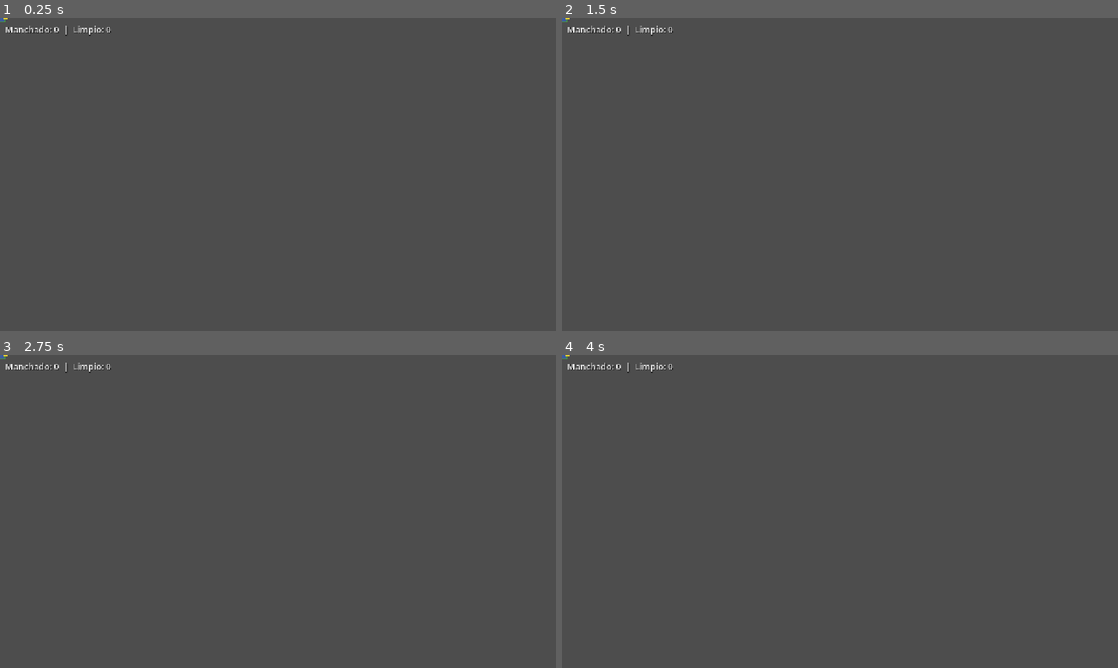
Above: before the commit, frames 1-4 (two rows, left to right).
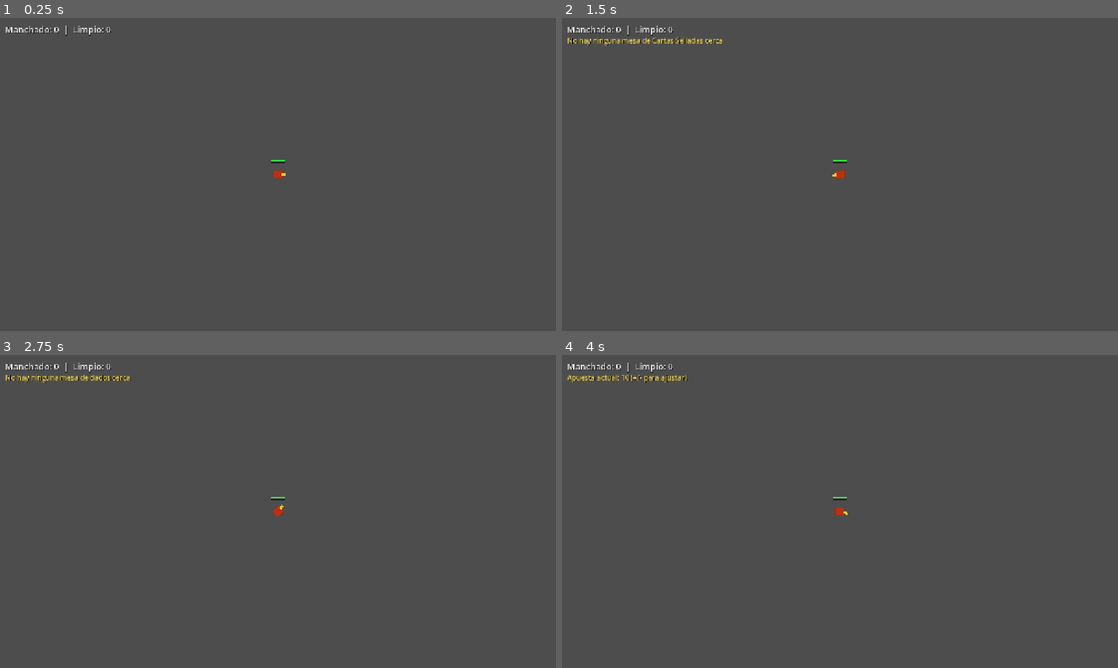
Above: after the commit, the same moments.

Repository: thejowe/ninjex
Game: Godot game, scene res://scenes/player/player.tscn
The game is run twice, just before and just after one commit, with the same random seed, the same clock (stepped at 60 frames per second) and the same inputs. This scene is started directly instead of the project's main scene.
Inputs (mouse positions are in pixels of both pictures, inside the frame that each line leads up to):
- Up to frame 1 (0.25 s): no input
- Up to frame 2 (1.5 s): tap Enter at 0.5 s; move the mouse to (962, 158) at 0.52 s; hold D (move_right) 0.53-1.28 s; hold 8 (trampa_rayo_cartas) 0.53-1.28 s; tap 7 (jugar_cartas) at 0.6 s; tap Space (impulse) at 1.25 s; move the mouse to (728, 190) at 1.27 s; hold S (move_down) from 1.28 s (still down); tap 8 (trampa_rayo_cartas) at 1.35 s
- Up to frame 3 (2.75 s): tap 7 (jugar_cartas) at 1.55 s; tap Enter at 2 s; move the mouse to (333, 442) at 2.02 s; release S (move_down) at 2.03 s; hold D (move_right) from 2.03 s (still down); hold 8 (trampa_rayo_cartas) from 2.03 s (still down); tap T (apostar_alto) at 2.1 s
- Up to frame 4 (4 s): tap Space (impulse) at 2.75 s; move the mouse to (812, 574) at 2.77 s; release D (move_right) at 2.78 s; release 8 (trampa_rayo_cartas) at 2.78 s; hold W (move_up) 2.78-3.53 s; tap B (apostar_bajo) at 2.85 s; tap 7 (jugar_cartas) at 3.05 s; tap Enter at 3.5 s; move the mouse to (1006, 558) at 3.52 s; hold A (move_left) from 3.53 s (still down); hold 8 (trampa_rayo_cartas) from 3.53 s (still down); tap - (apuesta_bajar) at 3.6 s

The runs differ from the first frame. In frame 1, less than 0.1% of the frame differs, in the area x 0-52%, y 0-52%; in frame 2, 0.4%; in frame 3, 0.4%; in frame 4, 0.4%.
Error before the commit: Parse Error: Function "_request_girar_ruleta()" not found in base self. (res://scripts/player/player.gd:455)

Commit message:
RPC de Ruleta, Cartas Selladas y Peleas del Sotano en player.gd

Diff:
--- a/scripts/player/player.gd
+++ b/scripts/player/player.gd
@@ -1945,6 +1945,208 @@
 	_status_label.text = mensaje
 
 # =========================================================================
+# Rueda del Clan (H6, tecla Z/K/O/N segun categoria) -- mismo patron
+# submit_/confirm_ que el resto del casino. Sin trampa (ver ruleta.gd).
+# =========================================================================
+
+func _request_girar_ruleta(categoria: String) -> void:
+	submit_girar_ruleta.rpc_id(1, categoria, _apuesta_moneda, _apuesta_monto)
+
+## Apuesta unica por ronda a una categoria de sector (Ruleta.categorias()).
+## El host decide "en rango" y calcula el resultado; RNG autoritativo dentro
+## de ruleta.girar(). Sin Usurero: a diferencia de Vender/Dados, esta tanda
+## no extiende el recorte de deuda a los juegos nuevos (fuera de alcance,
+## ver instrucciones de la tarea -- el Usurero es un sistema ya cerrado).
+@rpc("any_peer", "call_local", "reliable")
+func submit_girar_ruleta(categoria: String, moneda: String, monto: float) -> void:
+	if not multiplayer.is_server():
+		return
+	if not _validate_sender():
+		return
+	if not Ruleta.categorias().has(categoria):
+		return
+	if moneda != "limpio" and moneda != "manchado":
+		return
+	var ruleta := _find_nearest_ruleta_in_range(CASINO_RANGE)
+	if ruleta == null:
+		confirm_casino_mensaje.rpc("No hay ninguna Rueda del Clan cerca")
+		return
+	if monto < ruleta.apuesta_minima:
+		confirm_casino_mensaje.rpc("La apuesta minima es %.0f" % ruleta.apuesta_minima)
+		return
+	var disponible: float = NetworkManager.dinero_limpio if moneda == "limpio" else NetworkManager.dinero_manchado
+	if disponible < monto:
+		confirm_casino_mensaje.rpc("Necesitas al menos %.0f de dinero %s para esa apuesta" % [monto, moneda])
+		return
+	var resultado := ruleta.girar(categoria)
+	var gano: bool = resultado["gano"]
+	var sector: String = resultado["sector"]
+	var pago: float = resultado["pago"]
+	var delta: float = (monto * pago) - monto if gano else -monto
+	var nuevo_limpio: float = NetworkManager.dinero_limpio
+	var nuevo_manchado: float = NetworkManager.dinero_manchado
+	if moneda == "limpio":
+		nuevo_limpio += delta
+	else:
+		nuevo_manchado += delta
+	confirm_girar_ruleta.rpc(nuevo_limpio, nuevo_manchado, moneda, categoria, sector, gano, monto, pago)
+
+@rpc("any_peer", "call_local", "reliable")
+func confirm_girar_ruleta(nuevo_limpio: float, nuevo_manchado: float, moneda: String, categoria: String, sector: String, gano: bool, apuesta: float, pago: float) -> void:
+	NetworkManager.dinero_limpio = nuevo_limpio
+	NetworkManager.dinero_manchado = nuevo_manchado
+	var resultado_texto: String
+	if gano:
+		resultado_texto = "GANASTE +%.1f (x%.1f)" % [(apuesta * pago) - apuesta, pago]
+	else:
+		resultado_texto = "perdiste -%.1f" % apuesta
+	_status_label.text = "Ruleta %s (elegiste %s, salio %s): %s" % [moneda, categoria, sector, resultado_texto]
+	_status_label.modulate = Color(0.4, 1, 0.4) if gano else Color(1, 0.4, 0.4)
+
+# =========================================================================
+# Cartas Selladas (H6, tecla 7 juega, mantener 8 usa la trampa de Rayo) --
+# mismo patron submit_/confirm_ que el resto del casino. Ver
+# cartas_selladas.gd para la trampa de Sellos bloqueada.
+# =========================================================================
+
+func _request_jugar_cartas() -> void:
+	var usar_rayo := Input.is_action_pressed("trampa_rayo_cartas")
+	submit_jugar_cartas.rpc_id(1, _apuesta_moneda, _apuesta_monto, usar_rayo)
+
+## Poker simplificado a carta mas alta contra 3 NPC (ver
+## cartas_selladas.gd). `usar_rayo` pide la trampa de Rayo -- adaptacion de
+## "acelerar tu turno y decidir con mas tiempo" a "reparte dos cartas y
+## quedate con la mejor" (sin timer de decision real en este vertical
+## slice, ver comentario de cabecera de cartas_selladas.gd). Sube sospecha
+## igual que la trampa de Viento en la Mesa de Dados.
+@rpc("any_peer", "call_local", "reliable")
+func submit_jugar_cartas(moneda: String, monto: float, usar_rayo: bool) -> void:
+	if not multiplayer.is_server():
+		return
+	if not _validate_sender():
+		return
+	if moneda != "limpio" and moneda != "manchado":
+		return
+	var mesa := _find_nearest_cartas_selladas_in_range(CASINO_RANGE)
+	if mesa == null:
+		confirm_casino_mensaje.rpc("No hay ninguna mesa de Cartas Selladas cerca")
+		return
+	if monto < mesa.apuesta_minima:
+		confirm_casino_mensaje.rpc("La apuesta minima es %.0f" % mesa.apuesta_minima)
+		return
+	var disponible: float = NetworkManager.dinero_limpio if moneda == "limpio" else NetworkManager.dinero_manchado
+	if disponible < monto:
+		confirm_casino_mensaje.rpc("Necesitas al menos %.0f de dinero %s para esa apuesta" % [monto, moneda])
+		return
+	var peer_id := get_multiplayer_authority()
+	var nuevo_chakra: float = chakra_current
+	var hizo_trampa := false
+	var nueva_sospecha: float = NetworkManager.sospecha_nivel.get(peer_id, 0.0)
+	var nueva_expulsion: float = NetworkManager.sospecha_expulsado_restante.get(peer_id, 0.0)
+	if usar_rayo:
+		if style_data.element_name != "rayo":
+			confirm_casino_mensaje.rpc("Necesitas el estilo Rayo equipado para esa trampa")
+		else:
+			var costo: float = CARTAS_RAYO_CHAKRA_COST * (2.0 if NetworkManager.sospecha_tramo(peer_id) == "ambar" else 1.0)
+			if chakra_current < costo:
+				confirm_casino_mensaje.rpc("No tienes suficiente chakra para acelerar tu turno")
+			else:
+				hizo_trampa = true
+				nuevo_chakra = chakra_current - costo
+				nueva_sospecha = min(NetworkManager.SOSPECHA_MAX, nueva_sospecha + SOSPECHA_POR_TRAMPA_CARTAS)
+				if nueva_sospecha >= NetworkManager.SOSPECHA_ROJO_UMBRAL:
+					nueva_expulsion = NetworkManager.SOSPECHA_DIAS_EXPULSION * NetworkManager.SOSPECHA_SEGUNDOS_POR_DIA
+					nueva_sospecha = 0.0
+	var resultado := mesa.jugar_mano(hizo_trampa)
+	var gano: bool = resultado["gano"]
+	var carta_jugador: int = resultado["carta_jugador"]
+	var mejor_npc: int = resultado["mejor_npc"]
+	var pago: float = resultado["pago"]
+	var delta: float = (monto * pago) - monto if gano else -monto
+	var nuevo_limpio: float = NetworkManager.dinero_limpio
+	var nuevo_manchado: float = NetworkManager.dinero_manchado
+	if moneda == "limpio":
+		nuevo_limpio += delta
+	else:
+		nuevo_manchado += delta
+	confirm_jugar_cartas.rpc(nuevo_limpio, nuevo_manchado, moneda, gano, carta_jugador, mejor_npc, monto, pago, nuevo_chakra, nueva_sospecha, nueva_expulsion, hizo_trampa)
+
+@rpc("any_peer", "call_local", "reliable")
+func confirm_jugar_cartas(nuevo_limpio: float, nuevo_manchado: float, moneda: String, gano: bool, carta_jugador: int, mejor_npc: int, apuesta: float, pago: float, nuevo_chakra: float, nueva_sospecha: float, nueva_expulsion: float, hizo_trampa: bool) -> void:
+	NetworkManager.dinero_limpio = nuevo_limpio
+	NetworkManager.dinero_manchado = nuevo_manchado
+	chakra_current = nuevo_chakra
+	var peer_id := get_multiplayer_authority()
+	NetworkManager.sospecha_nivel[peer_id] = nueva_sospecha
+	NetworkManager.sospecha_expulsado_restante[peer_id] = nueva_expulsion
+	var resultado_texto: String
+	if gano:
+		resultado_texto = "GANASTE +%.1f" % [(apuesta * pago) - apuesta]
+	else:
+		resultado_texto = "perdiste -%.1f" % apuesta
+	var texto := "Cartas %s (tu %d vs mejor NPC %d): %s" % [moneda, carta_jugador, mejor_npc, resultado_texto]
+	if hizo_trampa:
+		texto += " [Rayo: elegiste tu mejor carta]"
+	_status_label.text = texto
+	_status_label.modulate = Color(0.4, 1, 0.4) if gano else Color(1, 0.4, 0.4)
+
+# =========================================================================
+# Peleas del Sotano (H6, tecla , izquierda / . derecha) -- mismo pool libre
+# que la Mesa de Dados: cualquiera cerca apuesta directo, sin votar. Sin
+# trampa (el brief no menciona ninguna para este juego).
+# =========================================================================
+
+func _request_apostar_pelea(eleccion: String) -> void:
+	submit_apostar_pelea.rpc_id(1, eleccion, _apuesta_moneda, _apuesta_monto)
+
+@rpc("any_peer", "call_local", "reliable")
+func submit_apostar_pelea(eleccion: String, moneda: String, monto: float) -> void:
+	if not multiplayer.is_server():
+		return
+	if not _validate_sender():
+		return
+	if eleccion != "izquierda" and eleccion != "derecha":
+		return
+	if moneda != "limpio" and moneda != "manchado":
+		return
+	var pelea := _find_nearest_peleas_sotano_in_range(CASINO_RANGE)
+	if pelea == null:
+		confirm_casino_mensaje.rpc("No hay ninguna pelea del Sotano cerca")
+		return
+	if monto < pelea.apuesta_minima:
+		confirm_casino_mensaje.rpc("La apuesta minima es %.0f" % pelea.apuesta_minima)
+		return
+	var disponible: float = NetworkManager.dinero_limpio if moneda == "limpio" else NetworkManager.dinero_manchado
+	if disponible < monto:
+		confirm_casino_mensaje.rpc("Necesitas al menos %.0f de dinero %s para esa apuesta" % [monto, moneda])
+		return
+	var resultado := pelea.resolver_apuesta(eleccion)
+	var gano: bool = resultado["gano"]
+	var ganador: String = resultado["ganador"]
+	var pago: float = resultado["pago"]
+	var delta: float = (monto * pago) - monto if gano else -monto
+	var nuevo_limpio: float = NetworkManager.dinero_limpio
+	var nuevo_manchado: float = NetworkManager.dinero_manchado
+	if moneda == "limpio":
+		nuevo_limpio += delta
+	else:
+		nuevo_manchado += delta
+	confirm_apostar_pelea.rpc(nuevo_limpio, nuevo_manchado, moneda, eleccion, ganador, gano, monto, pago, pelea.nombre_izquierda, pelea.nombre_derecha)
+
+@rpc("any_peer", "call_local", "reliable")
+func confirm_apostar_pelea(nuevo_limpio: float, nuevo_manchado: float, moneda: String, eleccion: String, ganador: String, gano: bool, apuesta: float, pago: float, nombre_izq: String, nombre_der: String) -> void:
+	NetworkManager.dinero_limpio = nuevo_limpio
+	NetworkManager.dinero_manchado = nuevo_manchado
+	var nombre_ganador := nombre_izq if ganador == "izquierda" else nombre_der
+	var resultado_texto: String
+	if gano:
+		resultado_texto = "GANASTE +%.1f" % [(apuesta * pago) - apuesta]
+	else:
+		resultado_texto = "perdiste -%.1f" % apuesta
+	_status_label.text = "Pelea %s (apostaste %s, gano %s): %s" % [moneda, eleccion, nombre_ganador, resultado_texto]
+	_status_label.modulate = Color(0.4, 1, 0.4) if gano else Color(1, 0.4, 0.4)
+
+# =========================================================================
 # Usurero (H4 recortado a solo esto -- decision explicita del usuario: sin
 # boveda con votacion, revelacion ni Modo Mesa Alta, ver comentario de
 # cabecera de usurero.gd). Mismo patron submit_/confirm_ que el resto del
Not shown, added: scripts/economy/cartas_selladas.gd.uid
Not shown, added: scripts/economy/peleas_sotano.gd.uid
Not shown, added: scripts/economy/ruleta.gd.uid
